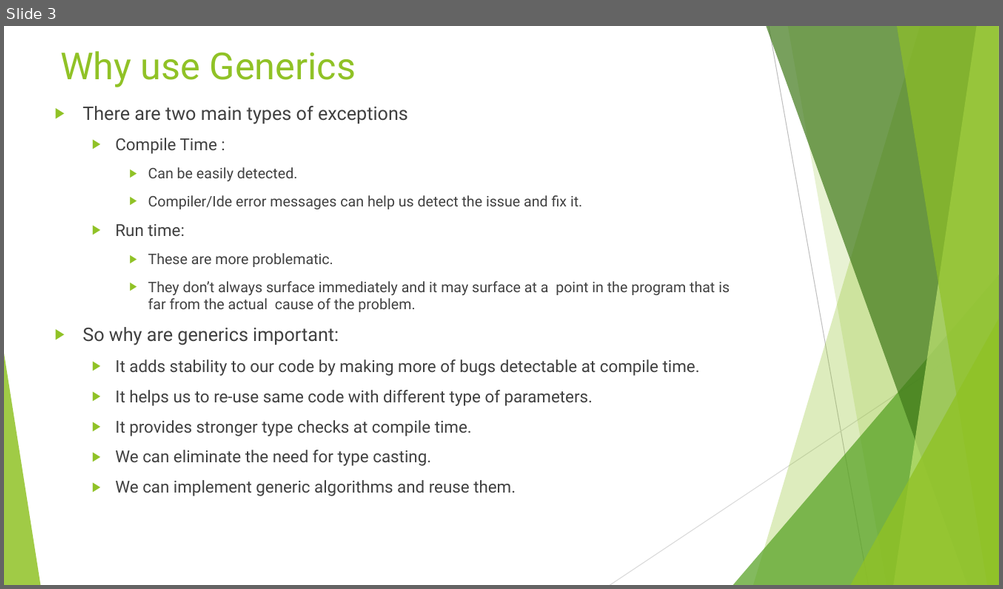
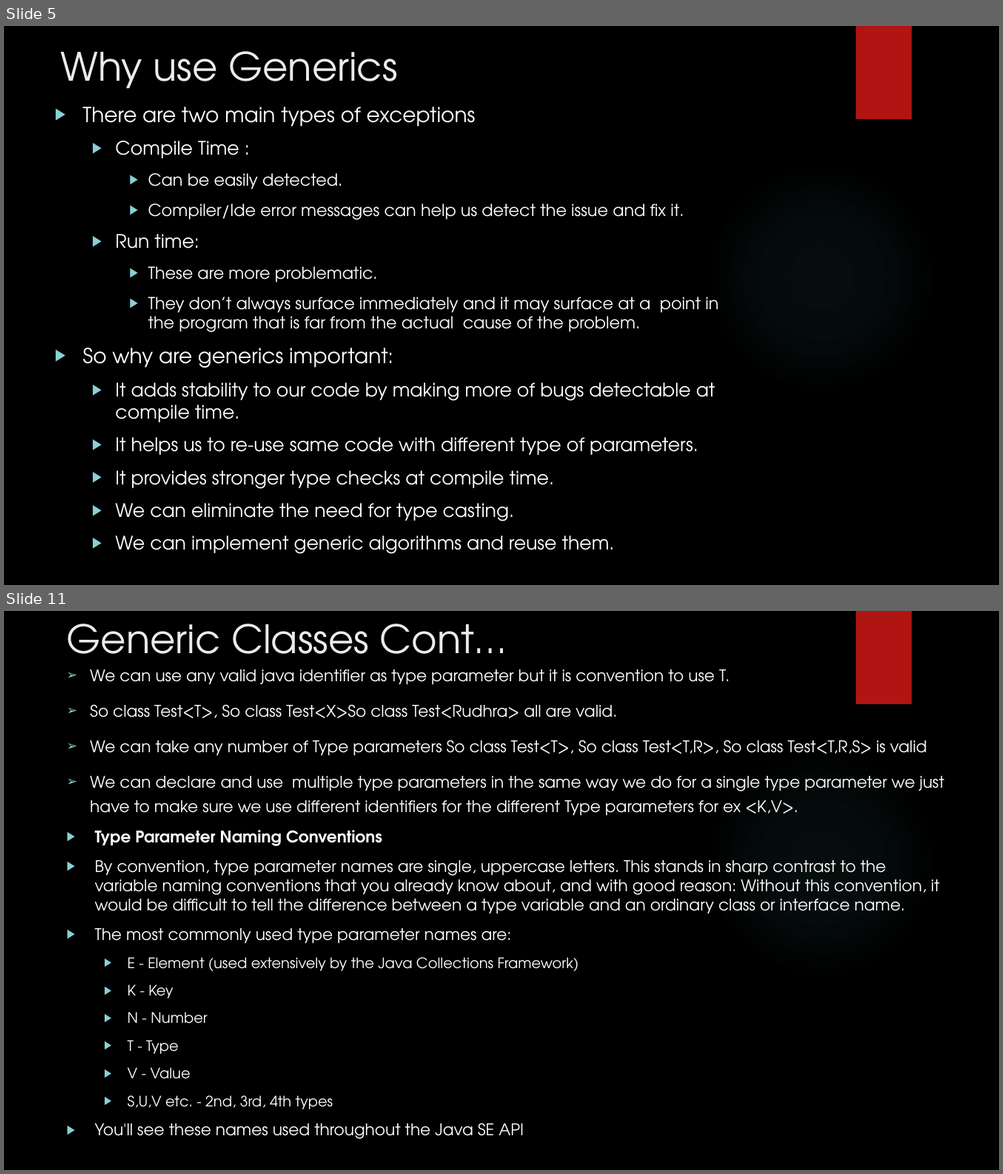
Before and after one commit to rudhrainfogain/JavaGenerics, a slide deck: src/main/resources/JavaGenerics.pptx. Shown one above the other, each under a label of ours: slide 3 before the commit, slides 5 and 11 after it; the slides between them are not shown. The pictures are 1003x589 and 1003x1174 pixels, drawn with LibreOffice and Linux fonts; fonts in the diff are those of the drawing; background and template pictures are left out. Boxes give left, top, right and bottom in pixels: in the first picture for what was removed or moved away, otherwise in the second. Text is boxed around its words. In the diff, an @@ line names an element or a change of style, - is before the commit and + after.

Commit message:
Generics PPT completed

```diff
--- a/src/main/resources/JavaGenerics.pptx
+++ b/src/main/resources/JavaGenerics.pptx
@@ slide 11 added at box(4, 611, 999, 1170), background picture (left out); not listed: 2 template elements that a slide beside it also shows @@
@@ title added at box(67, 624, 506, 672), 37.8 pt, text #EBEBEB @@
+Generic Classes Cont…
@@ text added at box(90, 669, 945, 1136), 15.5 pt, text #FFFFFF @@
+➢ We can use any valid java identifier as type parameter but it is convention to use T.
+➢ So class Test<T>, So class Test<X>So class Test<Rudhra> all are valid.
+➢ We can take any number of Type parameters So class Test<T>, So class Test<T,R>, So class Test<T,R,S> is valid
+➢ We can declare and use multiple type parameters in the same way we do for a single type parameter we just have to make sure we use different identifiers for the different Type parameters for ex <K,V>.
+▶ Type Parameter Naming Conventions
+▶ By convention, type parameter names are single, uppercase letters. This stands in sharp contrast to the variable naming conventions that you already know about, and with good reason: Without this convention, it would be difficult to tell the difference between a type variable and an ordinary class or interface name.
+▶ The most commonly used type parameter names are:
+  ▶ E - Element (used extensively by the Java Collections Framework)
+  ▶ K - Key
+  ▶ N - Number
+  ▶ T - Type
+  ▶ V - Value
+  ▶ S,U,V etc. - 2nd, 3rd, 4th types
+▶ You'll see these names used throughout the Java SE API
@@ what was slide 3 is now slide 5 @@
@@ slide 5 changed as well @@
@@ background #FFFFFF to picture (left out) @@
@@ title "Why use Generics" at box(60, 51, 397, 88): size 36 to 37.8 pt, font Roboto to TeX Gyre Adventor, text colour #90C226 to #EBEBEB @@
@@ rectangle added at box(855, 26, 911, 119), fill #B01513 @@
@@ text "There are two main types ..." at box(82, 107, 718, 554): size 18 to 20 pt in "There are two main types of exceptions", "So why are generics important:"; font Roboto to TeX Gyre Adventor, text colour #404040 to #FFFFFF; size 16 to 18 pt in "Compile Time :", "Run time:", "It adds stability to our code by ...", "It helps us to re-use same code ..." and 3 more places; size 14 to 16 pt in "Can be easily detected.", "Compiler/Ide error messages can help us detect ...", "These are more problematic.", "They don’t always surface immediately and it ..."; bullet colour #90C226 to #8AD0D6 @@
@@ ellipse added at box(706, 163, 936, 392), fill gradient #50B9C1 @@
@@ group removed at box(4, 26, 999, 585): 5 freeform shapes, 3 triangles, 2 lines @@
```
Also in this commit, not shown: 5 other slides changed, 64 other slides added, 6 other files.
